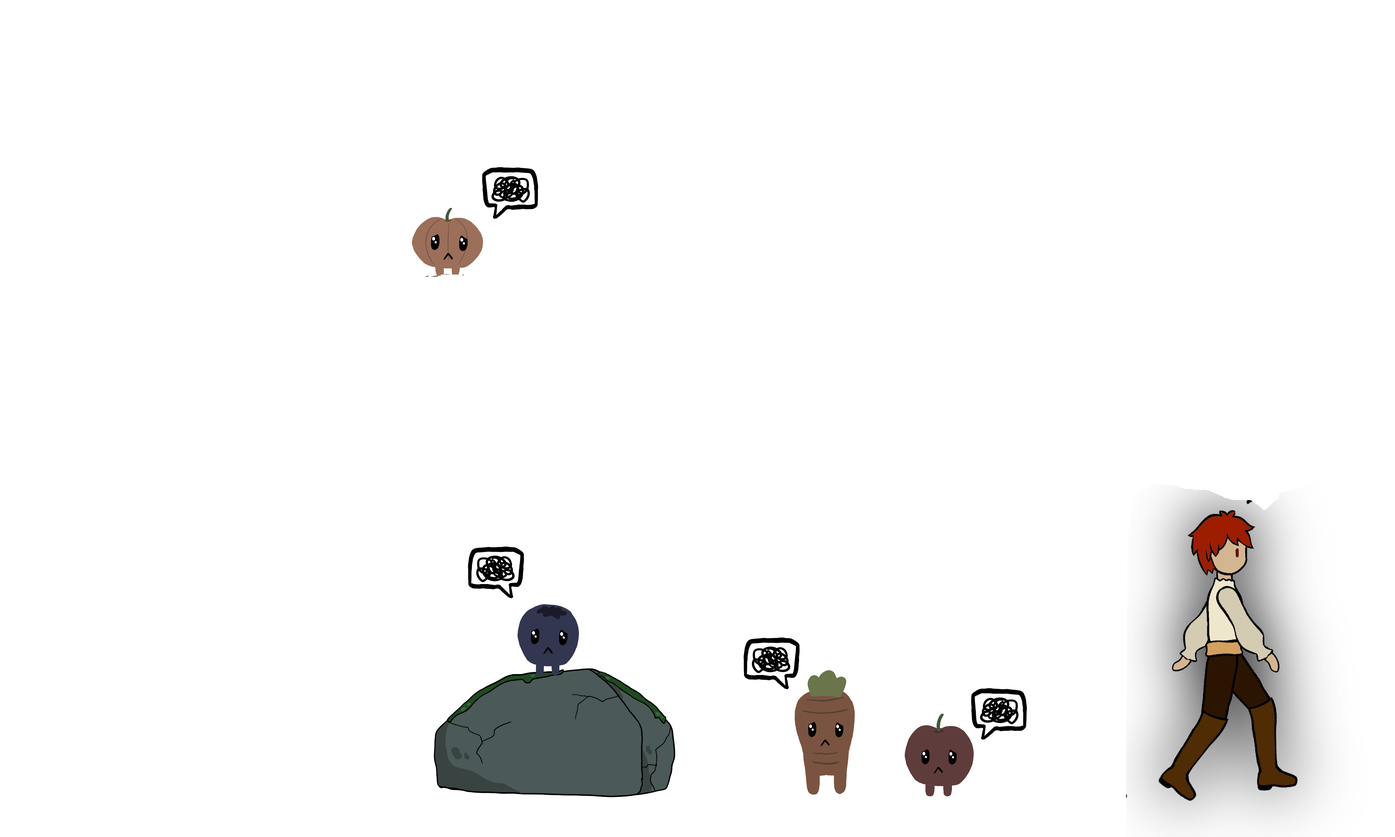
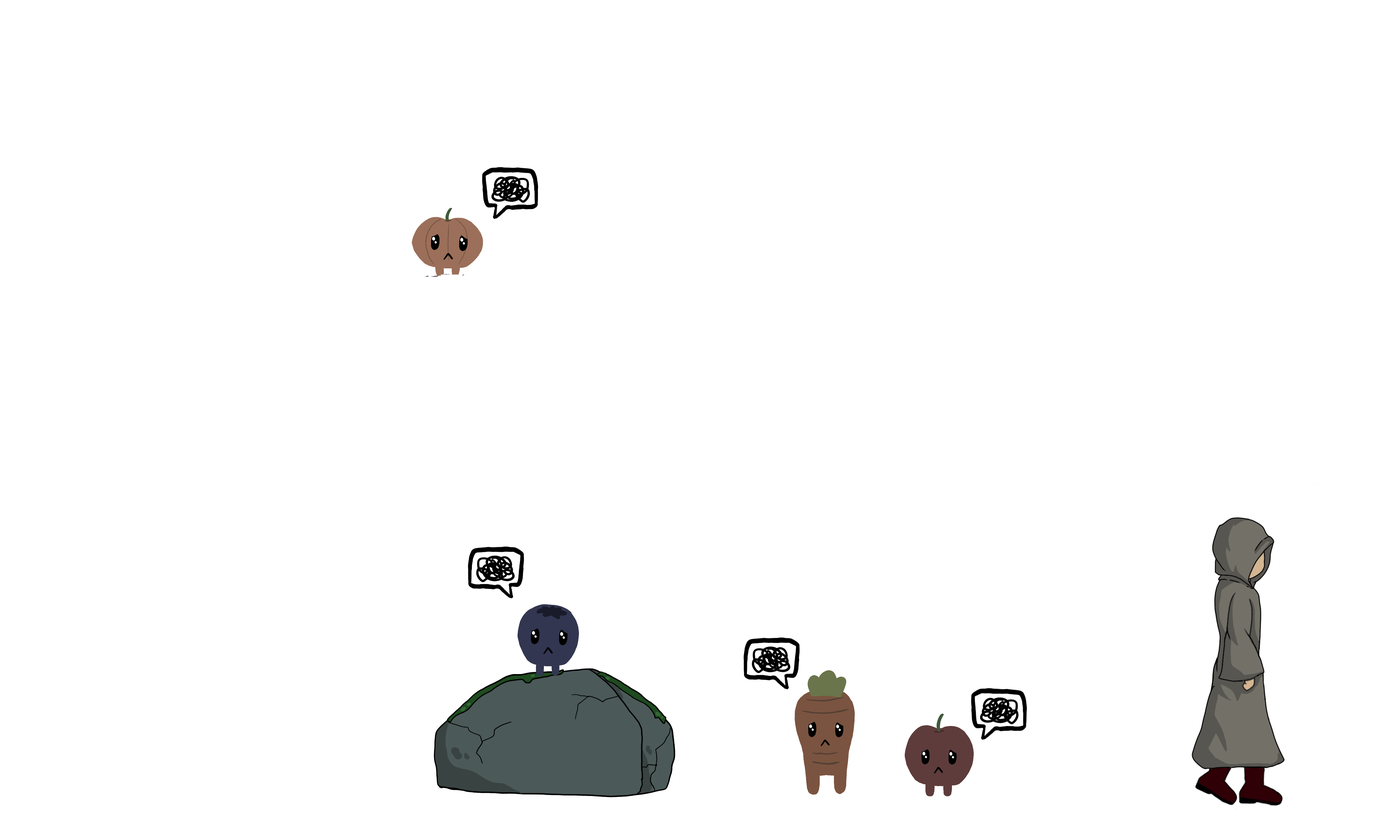
Layered file, before and after one edit (1395px x 837px). Changes by layer:
added layer "Walk 4" above "Layer 4" over <box>1191,517,1285,810</box>
painted on "Layer 4" over <box>1126,484,1354,837</box>
